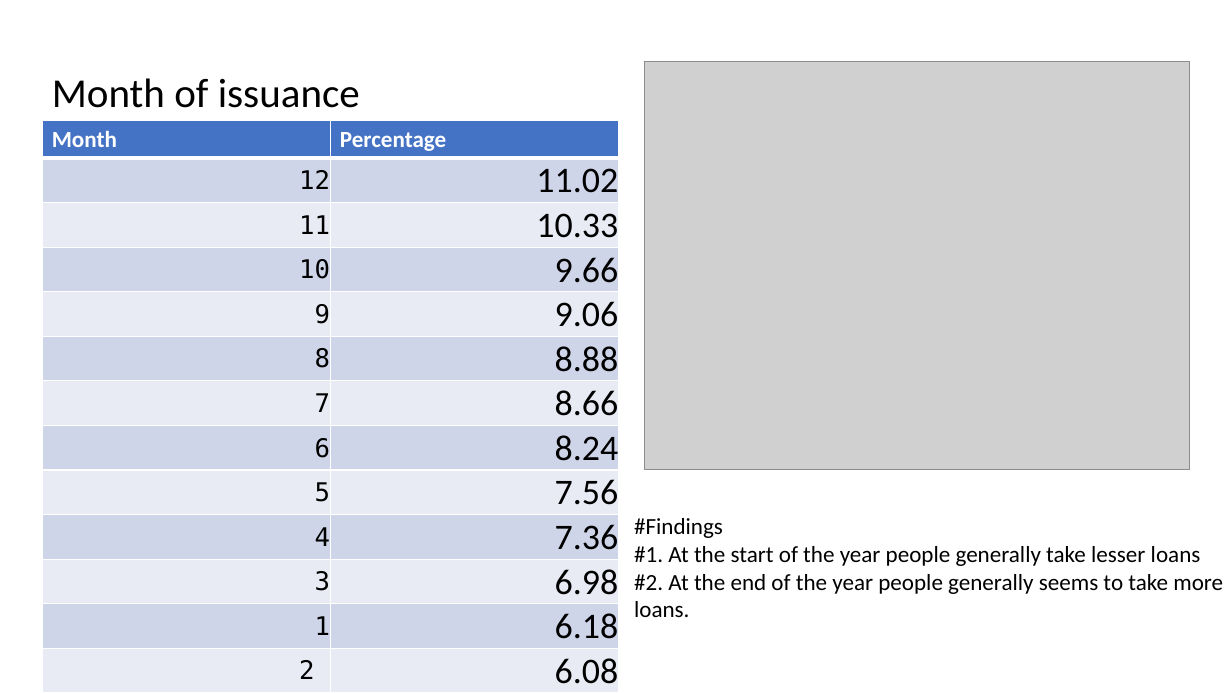
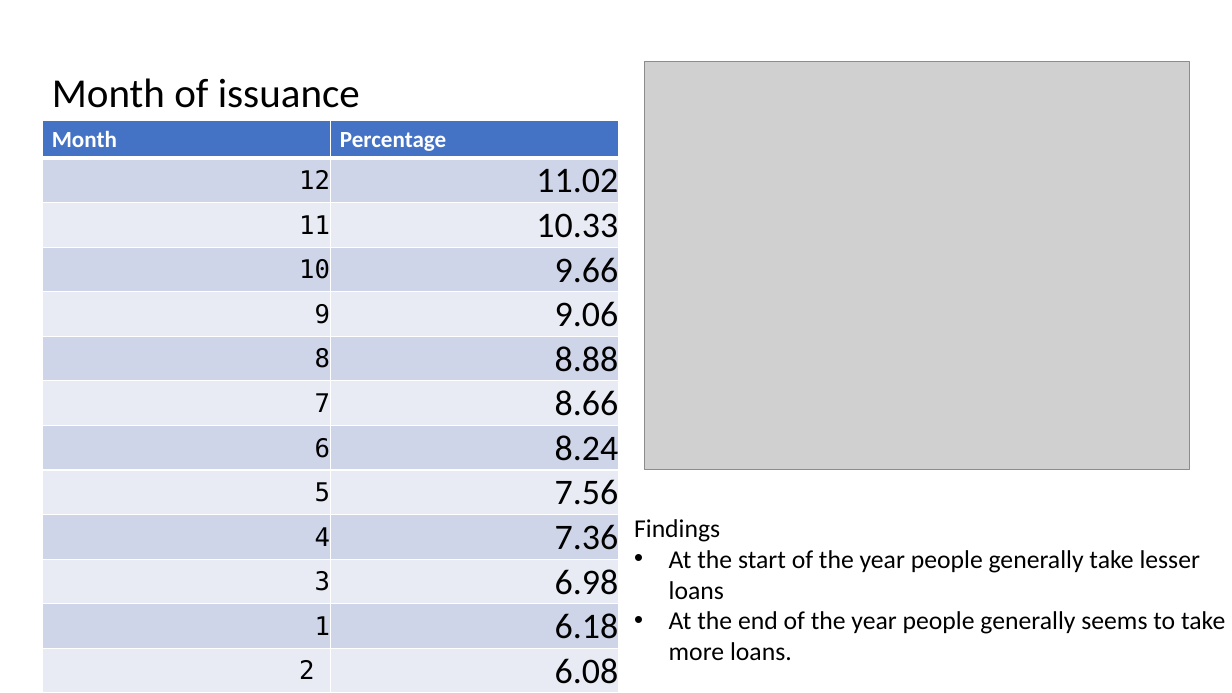
Before and after one commit to Jithendrian/MLProjects, a slide deck: slide 13 of Assignment_CaseStudy/LendingClubCaseStudy/Lending_Club_Case_Study.pptx. Drawn at 1232x693 pixels with LibreOffice and Linux fonts; fonts in the diff are those of the drawing; grey boxes stand for pictures. Boxes give left, top, right and bottom in pixels: in the first picture for what was removed or moved away, otherwise in the second. Text is boxed around its words. In the diff, an @@ line names an element or a change of style, - is before the commit and + after.

```diff
--- a/Assignment_CaseStudy/LendingClubCaseStudy/Lending_Club_Case_Study.pptx
+++ b/Assignment_CaseStudy/LendingClubCaseStudy/Lending_Club_Case_Study.pptx
@@ text at <box>634,519,1225,660</box>: text changed; size 18 to 20 pt @@
-#Findings
-#1. At the start of the year people generally take lesser loans
-#2. At the end of the year people generally seems to take more loans.
+Findings
+• At the start of the year people generally take lesser loans
+• At the end of the year people generally seems to take more loans.
```
Also in this commit, not shown: 17 other slides changed.
